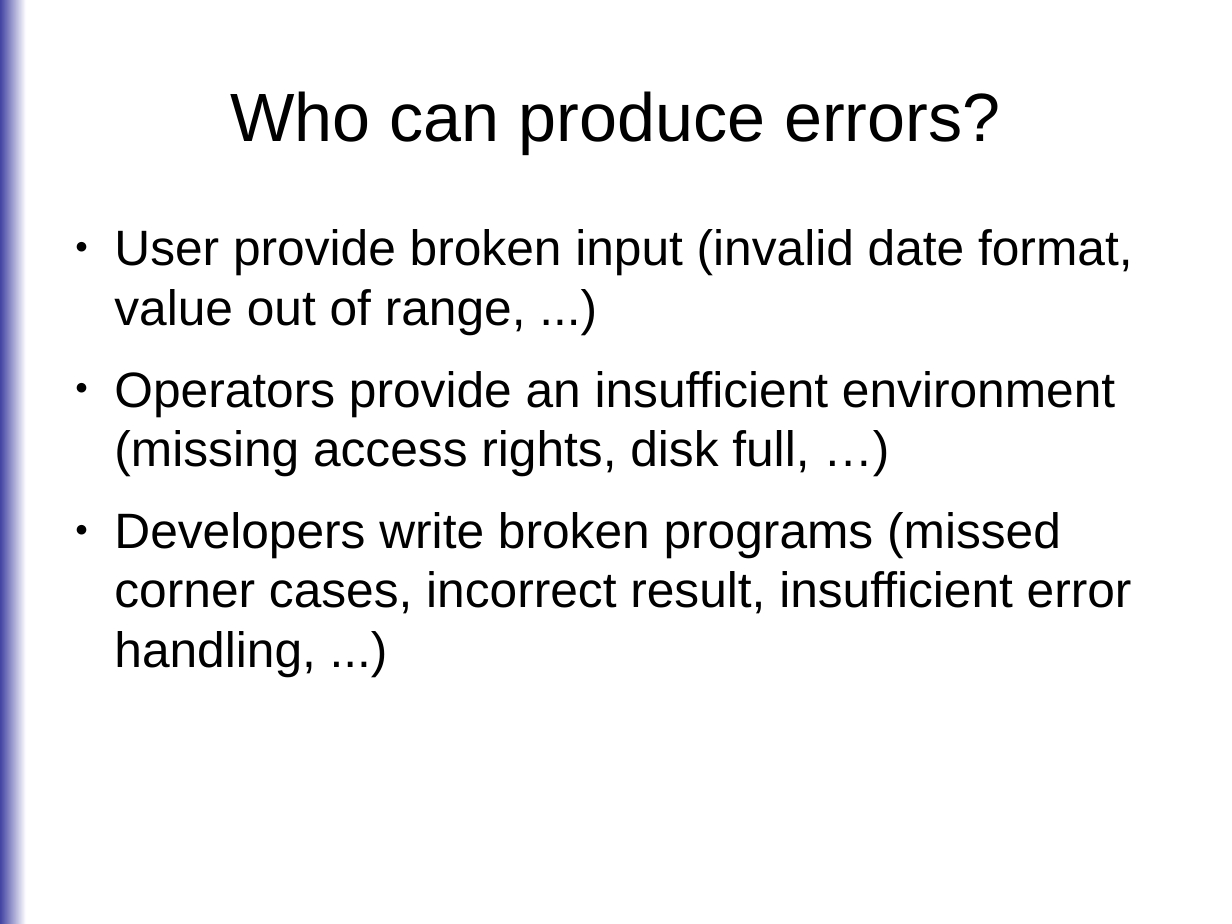
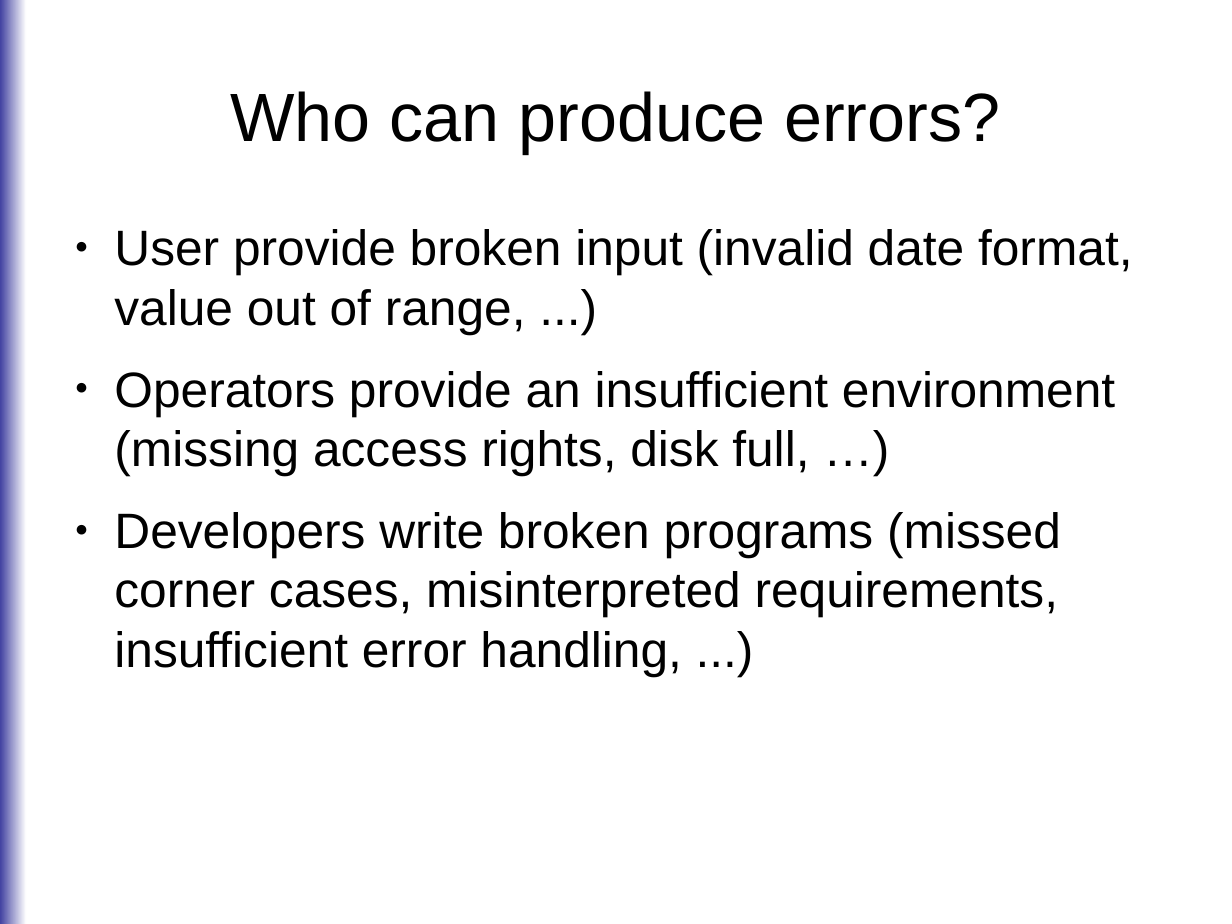
Before and after one commit to roskakori/talks, a slide deck: slide 12 of europython_2014/errorhandling/Solution oriented error handling.odp. Drawn at 1232x924 pixels with LibreOffice and Linux fonts; fonts in the diff are those of the drawing. Boxes give left, top, right and bottom in pixels: in the first picture for what was removed or moved away, otherwise in the second. Text is boxed around its words. In the diff, an @@ line names an element or a change of style, - is before the commit and + after.

Commit message:
Cleaned up spelling, formatting and untranslated German words.

```diff
--- a/europython_2014/errorhandling/Solution oriented error handling.odp
+++ b/europython_2014/errorhandling/Solution oriented error handling.odp
@@ text at [114,512,1061,677]: text changed @@
-● Developers write broken programs (missed corner cases, incorrect result, insufficient error handling, ...)
+● Developers write broken programs (missed corner cases, misinterpreted requirements, insufficient error handling, ...)
```
Also in this commit, not shown: 16 other slides changed.
